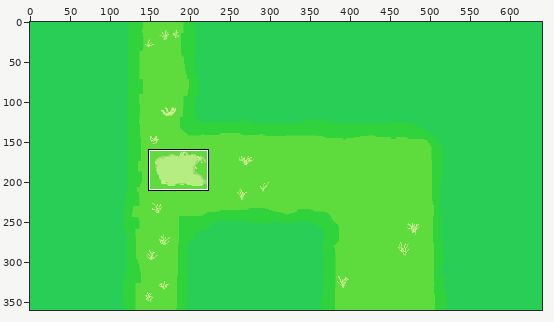
Two states of a pixel-art file, Canvas/canvas.aseprite. Above: a wide view before the commit, with the close-up outlined.
Close-up. Before:
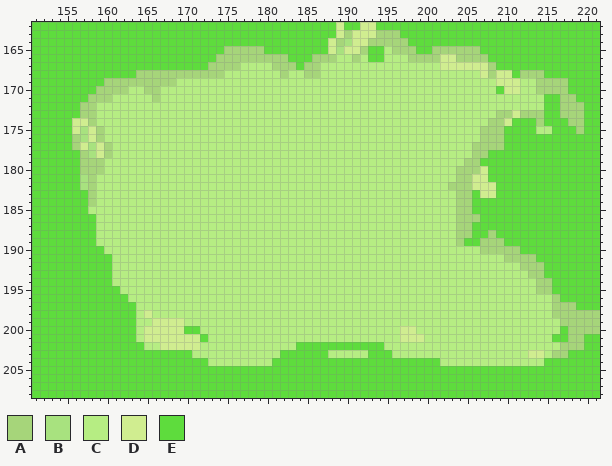
640x360 pixels, 1 frame. Shown: x 151..221, y 162..208.
Palette (. is transparent): A #a6d57a  B #a8e27f  C #b6ed83  D #d0ed90  E #5edc3d
Pixels before (only the part around the change), first column x 152:
162 EEEEEEEEEEEEEEEEEEEEEEEEEEEEEEEEEEEEEDEEDDEEEEEEEEEEEEEEEEEEEEEEEEEEEE
163 EEEEEEEEEEEEEEEEEEEEEEEEEEEEEEEEEEEEEDADDDAAAEEEEEEEEEEEEEEEEEEEEEEEEE
164 EEEEEEEEEEEEEEEEEEEEEEEEEEEEEEEEEEEEDABDDAAAAAEEEEEEEEEEEEEEEEEEEEEEEE
165 EEEEEEEEEEEEEEEEEEEEEEEAAAAAEEEEEEEEDBDDAEECAAAEEAAAAAAEEEEEEEEEEEEEEE
166 EEEEEEEEEEEEEEEEEEEEEEAAAAAAAAAEEEAAACCACEECCCAAAADDAAAAEEEEEEEEEEEEEE
167 EEEEEEEEEEEEEEEEEEEEEAAAACCCCAAAEAACCCCCCCCCCCCCCCDDDDDDAEEEEEEEEEEEEE
168 EEEEEEEEEEEEAAAAAAAAAAACCCCCCCACCAACCCCCCCCCCCCCCCCCCCCDADDEAAAEEEEEEE
169 EEEEEEEEAAAAAAAAACCCCCCCCCCCCCCCCCCCCCCCCCCCCCCCCCCCCCCCCDDDCCAAAAEEEE
170 EEEEEEEAAAACCAACCCCCCCCCCCCCCCCCCCCCCCCCCCCCCCCCCCCCCCCCCEDDCCAAAAEEEE
171 EEEEEEAAACCCCCACCCCCCCCCCCCCCCCCCCCCCCCCCCCCCCCCCCCCCCCCCCCCCCCEEAAEEE
172 EEEEEAACCCCCCCCCCCCCCCCCCCCCCCCCCCCCCCCCCCCCCCCCCCCCCCCCCCCCCCCEEAAAEE
173 EEEEEAACCCCCCCCCCCCCCCCCCCCCCCCCCCCCCCCCCCCCCCCCCCCCCCCCCAADAAAEEAAAEE
174 EEEEDDACCCCCCCCCCCCCCCCCCCCCCCCCCCCCCCCCCCCCCCCCCCCCCCCCAADEEEAEEEAAEE
175 EEEEDBDACCCCCCCCCCCCCCCCCCCCCCCCCCCCCCCCCCCCCCCCCCCCCCCAAAEEEECCEEEAEE
176 EEEEABDACCCCCCCCCCCCCCCCCCCCCCCCCCCCCCCCCCCCCCCCCCCCCCCAAAEEEEEEEEEEEE
177 EEEEADBDACCCCCCCCCCCCCCCCCCCCCCCCCCCCCCCCCCCCCCCCCCCCCAAAAEEEEEEEEEEEE
178 EEEEEABDACCCCCCCCCCCCCCCCCCCCCCCCCCCCCCCCCCCCCCCCCCCCCAAEEEEEEEEEEEEEE
179 EEEEEAAACCCCCCCCCCCCCCCCCCCCCCCCCCCCCCCCCCCCCCCCCCCCCAAEEEEEEEEEEEEEEE
180 EEEEEAAACCCCCCCCCCCCCCCCCCCCCCCCCCCCCCCCCCCCCCCCCCCCAAADEEEEEEEEEEEEEE
181 EEEEEBACCCCCCCCCCCCCCCCCCCCCCCCCCCCCCCCCCCCCCCCCCCCCAADDEEEEEEEEEEEEEE
182 EEEEEBACCCCCCCCCCCCCCCCCCCCCCCCCCCCCCCCCCCCCCCCCCCCAAADDDEEEEEEEEEEEEE
183 EEEEEEACCCCCCCCCCCCCCCCCCCCCCCCCCCCCCCCCCCCCCCCCCCCCAAEDDEEEEEEEEEEEEE
184 EEEEEEACCCCCCCCCCCCCCCCCCCCCCCCCCCCCCCCCCCCCCCCCCCCCAAEEEEEEEEEEEEEEEE
185 EEEEEECCCCCCCCCCCCCCCCCCCCCCCCCCCCCCCCCCCCCCCCCCCCCCAAEEEEEEEEEEEEEEEE
186 EEEEEEECCCCCCCCCCCCCCCCCCCCCCCCCCCCCCCCCCCCCCCCCCCCCAAAEEEEEEEEEEEEEEE
187 EEEEEEECCCCCCCCCCCCCCCCCCCCCCCCCCCCCCCCCCCCCCCCCCCCCAAEEEEEEEEEEEEEEEE
188 EEEEEEECCCCCCCCCCCCCCCCCCCCCCCCCCCCCCCCCCCCCCCCCCCCCAAEEAEEEEEEEEEEEEE
189 EEEEEEECCCCCCCCCCCCCCCCCCCCCCCCCCCCCCCCCCCCCCCCCCCCCAEEAAAEEEEEEEEEEEE
190 EEEEEEEECCCCCCCCCCCCCCCCCCCCCCCCCCCCCCCCCCCCCCCCCCCCCCCAAAAAEEEEEEEEEE
191 EEEEEEEEECCCCCCCCCCCCCCCCCCCCCCCCCCCCCCCCCCCCCCCCCCCCCCCCCAAAAEEEEEEEE
192 EEEEEEEEECCCCCCCCCCCCCCCCCCCCCCCCCCCCCCCCCCCCCCCCCCCCCCCCCCCAAAEEEEEEE
193 EEEEEEEEECCCCCCCCCCCCCCCCCCCCCCCCCCCCCCCCCCCCCCCCCCCCCCCCCCCCAAEEEEEEE
194 EEEEEEEEECCCCCCCCCCCCCCCCCCCCCCCCCCCCCCCCCCCCCCCCCCCCCCCCCCCCCAAEEEEEE
195 EEEEEEEEEECCCCCCCCCCCCCCCCCCCCCCCCCCCCCCCCCCCCCCCCCCCCCCCCCCCCAAEEEEEE
196 EEEEEEEEEEECCCCCCCCCCCCCCCCCCCCCCCCCCCCCCCCCCCCCCCCCCCCCCCCCCCCCAEEEEE
197 EEEEEEEEEEEECCCCCCCCCCCCCCCCCCCCCCCCCCCCCCCCCCCCCCCCCCCCCCCCCCCCAAAEEE
198 EEEEEEEEEEEECDCCCCCCCCCCCCCCCCCCCCCCCCCCCCCCCCCCCCCCCCCCCCCCCCCCAAAAAA
199 EEEEEEEEEEEECCDDDDCCCCCCCCCCCCCCCCCCCCCCCCCCCCCCCCCCCCCCCCCCCCCCCAAAAA
200 EEEEEEEEEEEECDDDDDEECCCCCCCCCCCCCCCCCCCCCCCCCDDCCCCCCCCCCCCCCCCCCEAAAA
201 EEEEEEEEEEEECDDDDDDDECCCCCCCCCCCCCCCCCCCCCCCCDDDCCCCCCCCCCCCCCCCEEAAEE
202 EEEEEEEEEEEEECCDDDDDCCCCCCCCCCCCEEEEEEEEEEECCCCCCCCCCCCCCCCCCCCCCAAAEE
203 EEEEEEEEEEEEEEEEEEECCCCCCCCCCCEEEEEECCCCCEEECCCCCCCCCCCCCCCCCDDCAAEEEE
204 EEEEEEEEEEEEEEEEEEEEECCCCCCCCEEEEEEEEEEEEEEEEEEEEECCCCCCCCCCCCCEEEEEEE
205 EEEEEEEEEEEEEEEEEEEEEEEEEEEEEEEEEEEEEEEEEEEEEEEEEEEEEEEEEEEEEEEEEEEEEE
206 EEEEEEEEEEEEEEEEEEEEEEEEEEEEEEEEEEEEEEEEEEEEEEEEEEEEEEEEEEEEEEEEEEEEEE
207 EEEEEEEEEEEEEEEEEEEEEEEEEEEEEEEEEEEEEEEEEEEEEEEEEEEEEEEEEEEEEEEEEEEEEE
208 EEEEEEEEEEEEEEEEEEEEEEEEEEEEEEEEEEEEEEEEEEEEEEEEEEEEEEEEEEEEEEEEEEEEEE
The same view after the edit:
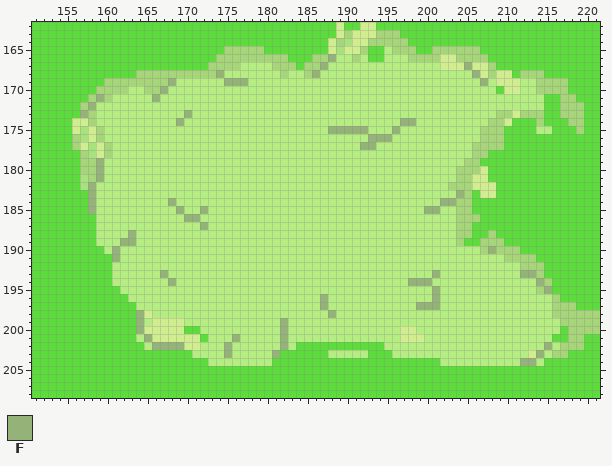
Colours new in this view: F #95b379
The commit says: Adding cracks to the puddle
Change:
{"y":166,"x":188,"old":"A","new":"F"}
{"y":167,"x":187,"old":"C","new":"F"}
{"y":167,"x":205,"old":"D","new":"F"}
{"y":168,"x":174,"old":"A","new":"F"}
{"y":168,"x":186,"old":"A","new":"F"}
{"y":168,"x":206,"old":"C","new":"F"}
{"y":169,"x":168,"old":"A","new":"F"}
{"y":169,"x":175,"old":"CCC","new":"FFF"}
{"y":169,"x":207,"old":"C","new":"F"}
{"y":170,"x":167,"old":"C","new":"F"}
{"y":171,"x":159,"old":"A","new":"F"}
{"y":171,"x":166,"old":"A","new":"F"}
{"y":172,"x":158,"old":"A","new":"F"}
{"y":173,"x":157,"old":"A","new":"F"}
{"y":173,"x":170,"old":"C","new":"F"}
{"y":174,"x":169,"old":"C","new":"F"}
{"y":174,"x":197,"old":"CC","new":"FF"}
{"y":175,"x":188,"old":"CCCCC","new":"FFFFF"}
{"y":175,"x":196,"old":"C","new":"F"}
{"y":176,"x":193,"old":"CCC","new":"FFF"}
{"y":177,"x":192,"old":"CC","new":"FF"}
{"y":179,"x":159,"old":"A","new":"F"}
{"y":180,"x":159,"old":"A","new":"F"}
{"y":181,"x":159,"old":"C","new":"F"}
{"y":182,"x":158,"old":"A","new":"F"}
{"y":183,"x":158,"old":"A","new":"F"}
{"y":183,"x":204,"old":"A","new":"F"}
{"y":184,"x":158,"old":"A","new":"F"}
{"y":184,"x":168,"old":"C","new":"F"}
{"y":184,"x":202,"old":"CC","new":"FF"}
{"y":185,"x":158,"old":"C","new":"F"}
{"y":185,"x":169,"old":"C","new":"F"}
{"y":185,"x":172,"old":"C","new":"F"}
{"y":185,"x":200,"old":"CC","new":"FF"}
{"y":186,"x":170,"old":"CC","new":"FF"}
{"y":187,"x":172,"old":"C","new":"F"}
{"y":188,"x":163,"old":"C","new":"F"}
{"y":189,"x":162,"old":"CC","new":"FF"}
{"y":190,"x":161,"old":"C","new":"F"}
{"y":190,"x":208,"old":"A","new":"F"}
{"y":191,"x":161,"old":"C","new":"F"}
{"y":193,"x":167,"old":"C","new":"F"}
{"y":193,"x":201,"old":"C","new":"F"}
{"y":193,"x":212,"old":"CA","new":"FF"}
{"y":194,"x":168,"old":"C","new":"F"}
{"y":194,"x":198,"old":"CCC","new":"FFF"}
{"y":194,"x":214,"old":"A","new":"F"}
{"y":195,"x":201,"old":"C","new":"F"}
{"y":195,"x":215,"old":"A","new":"F"}
{"y":196,"x":187,"old":"C","new":"F"}
{"y":196,"x":201,"old":"C","new":"F"}
{"y":197,"x":187,"old":"C","new":"F"}
{"y":197,"x":199,"old":"CCC","new":"FFF"}
{"y":198,"x":164,"old":"C","new":"F"}
{"y":198,"x":188,"old":"C","new":"F"}
{"y":199,"x":164,"old":"C","new":"F"}
{"y":199,"x":182,"old":"C","new":"F"}
{"y":200,"x":164,"old":"C","new":"F"}
{"y":200,"x":182,"old":"C","new":"F"}
{"y":201,"x":165,"old":"D","new":"F"}
{"y":201,"x":176,"old":"C","new":"F"}
{"y":201,"x":182,"old":"C","new":"F"}
{"y":202,"x":166,"old":"CDDD","new":"FFFF"}
{"y":202,"x":175,"old":"C","new":"F"}
{"y":202,"x":182,"old":"C","new":"F"}
{"y":202,"x":215,"old":"C","new":"F"}
{"y":203,"x":175,"old":"C","new":"F"}
{"y":203,"x":181,"old":"C","new":"F"}
{"y":203,"x":214,"old":"D","new":"F"}
{"y":204,"x":212,"old":"CC","new":"FF"}
